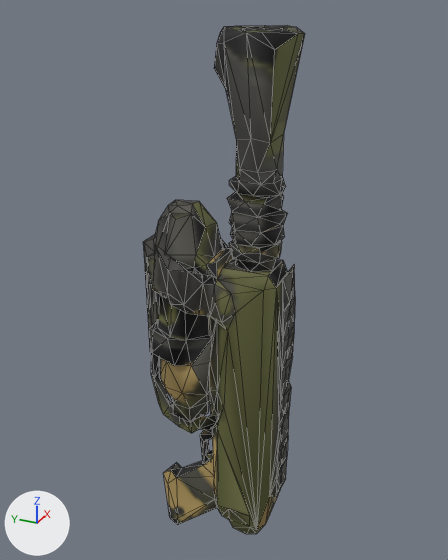
What one commit did to the glTF model art/weapons/dragon.glb.
The view is the same before and after, from a 50 mm lens placed at (-0.798, -0.341, 0.826), pointed at (0.033, 0.033, 0.41). The axes (+X, +Y, +Z) are drawn at lower left. The lights are the same throughout. The first picture is the older version. Mesh edges are drawn as thin lines. Where no turn or scale is listed for an object, it has been applied to the vertices. Vertices at exactly the same position are counted once.

The older version as bpy lines, for what is in view:
```python
me_part_mag = bpy.data.meshes.new('part_mag')
me_part_mag.from_pydata(...)  # 196 vertices, 361 faces; spans x -0.072..0.072, y -0.074..0.074, z -0.21..0.21
me_part_mag.materials.append(mat_weapon_toon)  # picture img_dragon_albedo
me_tripo_mesh_0b4c19f5_02e2_4b82_bc26_d3b939893091_001 = bpy.data.meshes.new('tripo_mesh_0b4c19f5-02e2-4b82-bc26-d3b939893091.001')
me_tripo_mesh_0b4c19f5_02e2_4b82_bc26_d3b939893091_001.from_pydata(...)  # 323 vertices, 589 faces; spans x -0.058..0.07, y -0.093..0.138, z -0.109..0.792
me_tripo_mesh_0b4c19f5_02e2_4b82_bc26_d3b939893091_001.materials.append(mat_weapon_toon)  # picture img_dragon_albedo
ob_dragon = bpy.data.objects.new('dragon', me_tripo_mesh_0b4c19f5_02e2_4b82_bc26_d3b939893091_001)
ob_dragon.location = (0.0, 0.0, 0.0)
ob_part_mag = bpy.data.objects.new('part_mag', me_part_mag)
ob_part_mag.location = (-0.001, 0.086, 0.331)
```
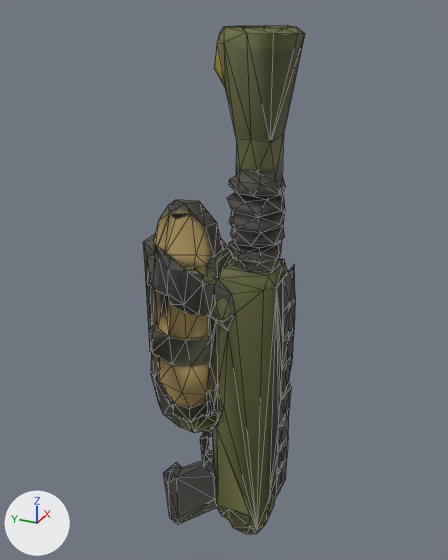
The change, as JSON lines over the scene's bpy script:
```json
{"block": "me_tripo_mesh_0b4c19f5_02e2_4b82_bc26_d3b939893091_001", "where": "# used by ob_dragon; location = (0.0, 0.0, 0.0)"}
{"op": "remove", "block": "me_tripo_mesh_0b4c19f5_02e2_4b82_bc26_d3b939893091_001", "code": "me_tripo_mesh_0b4c19f5_02e2_4b82_bc26_d3b939893091_001.from_pydata(...)  # 323 vertices, 589 faces; spans x -0.058..0.07, y -0.093..0.138, z -0.109..0.792"}
{"op": "add", "block": "me_tripo_mesh_0b4c19f5_02e2_4b82_bc26_d3b939893091_001", "code": "me_tripo_mesh_0b4c19f5_02e2_4b82_bc26_d3b939893091_001.from_pydata(...)  # 305 vertices, 603 faces; spans x -0.058..0.07, y -0.093..0.138, z -0.109..0.792"}
{"block": "me_tripo_mesh_0b4c19f5_02e2_4b82_bc26_d3b939893091_001", "change": "me_tripo_mesh_0b4c19f5_02e2_4b82_bc26_d3b939893091_001 part 1"}
{"block": "me_tripo_mesh_0b4c19f5_02e2_4b82_bc26_d3b939893091_001", "change": "43 vertices are removed from x -0.051..0.04, y -0.091..0.084, z -0.055..0.787"}
{"block": "me_tripo_mesh_0b4c19f5_02e2_4b82_bc26_d3b939893091_001", "change": "180 faces are deleted"}
{"block": "me_tripo_mesh_0b4c19f5_02e2_4b82_bc26_d3b939893091_001", "change": "2 vertices move from x -0.019..-0.009, y 0.001..0.023, z 0.185..0.591 to x -0.018..-0.009, y 0.002..0.025, z 0.184..0.591"}
{"block": "me_tripo_mesh_0b4c19f5_02e2_4b82_bc26_d3b939893091_001", "change": "25 vertices are added at x -0.048..0.037, y -0.09..0.088, z -0.054..0.785"}
{"block": "me_tripo_mesh_0b4c19f5_02e2_4b82_bc26_d3b939893091_001", "change": "194 new faces join them"}
{"block": "me_tripo_mesh_0b4c19f5_02e2_4b82_bc26_d3b939893091_001", "change": "me_tripo_mesh_0b4c19f5_02e2_4b82_bc26_d3b939893091_001 part 2: 333 kept faces spanning x -0.058..0.07, y -0.093..0.138, z -0.109..0.792 get new texture (UV) coordinates"}
{"block": "me_part_mag", "where": "# used by ob_part_mag; location = (-0.001, 0.086, 0.331)"}
{"op": "remove", "block": "me_part_mag", "code": "me_part_mag.from_pydata(...)  # 196 vertices, 361 faces; spans x -0.072..0.072, y -0.074..0.074, z -0.21..0.21"}
{"op": "add", "block": "me_part_mag", "code": "me_part_mag.from_pydata(...)  # 186 vertices, 390 faces; spans x -0.072..0.072, y -0.074..0.074, z -0.21..0.21"}
{"block": "me_part_mag", "change": "me_part_mag part 3"}
{"block": "me_part_mag", "change": "23 vertices are removed from x -0.062..0.059, y -0.067..0.057, z -0.207..0.131"}
{"block": "me_part_mag", "change": "90 faces are deleted"}
{"block": "me_part_mag", "change": "13 vertices are added at x -0.059..0.058, y -0.073..0.05, z -0.205..0.13"}
{"block": "me_part_mag", "change": "119 new faces join them"}
{"block": "me_part_mag", "change": "me_part_mag part 4: 250 kept faces spanning x -0.07..0.072, y -0.074..0.074, z -0.21..0.21 get new texture (UV) coordinates"}
```

Changed parts and their boxes [x1, y1, x2, y2] in the pictures (448 x 560 px; the box of a moved part takes in the faces that stretch with it):
```json
{"part": 1, "of": "me_tripo_mesh_0b4c19f5_02e2_4b82_bc26_d3b939893091_001", "change": "moved or reshaped", "before": [168, 27, 298, 525], "after": [168, 27, 298, 525]}
{"part": 2, "of": "me_tripo_mesh_0b4c19f5_02e2_4b82_bc26_d3b939893091_001", "change": "surface changed", "before": [159, 25, 303, 529], "after": [159, 25, 303, 529]}
{"part": 3, "of": "me_part_mag", "change": "moved or reshaped", "before": [152, 265, 218, 433], "after": [152, 213, 218, 433]}
{"part": 4, "of": "me_part_mag", "change": "surface changed", "before": [143, 213, 229, 429], "after": [143, 213, 229, 429]}
```
